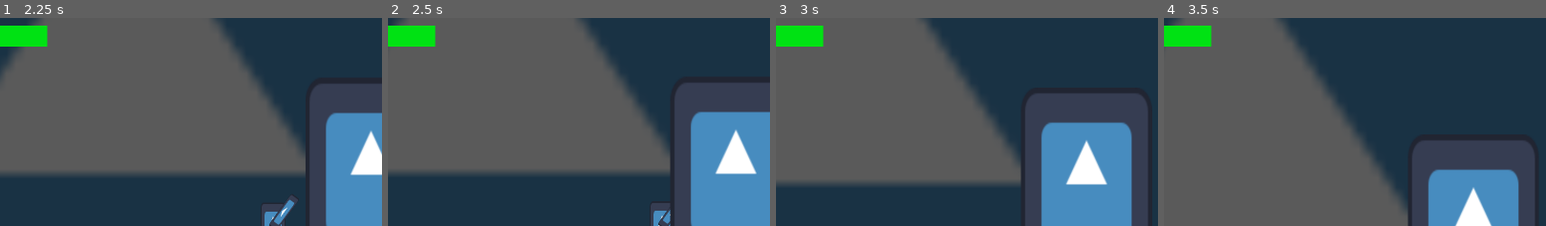
Above: before the commit, frames 1-4 (left to right).
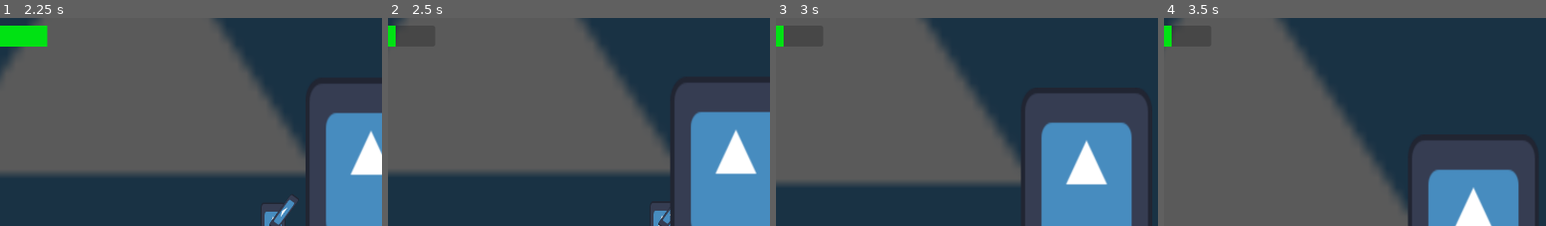
Above: after the commit, the same moments.

Repository: AgilMonkey/Wild-Bun-Magic
Game: Godot game, scene res://levels/main_test_scene/main_test_scene.tscn
Same seed, same stepped clock (60 frames per second), same inputs: the game is played once before the commit and once after it. The engine's default icon, where the game draws it, is replaced by a stand-in: a white triangle on a blue panel in a dark square.
Inputs (mouse positions are % of the whole screen's width and height, from its top left):
- Up to frame 1 (2.25 s): tap Enter at 0.5 s; move the mouse to (72, 45) at 0.52 s; hold D (move_right) 0.53-1.28 s; tap Shift (dash) at 0.6, 2.1 s; move the mouse to (30, 55) at 1.27 s; hold S (move_down) 1.28-2.03 s; click (30, 55) at 1.35 s; move the mouse to (60, 28) at 2.02 s; hold D (move_right) from 2.03 s (still down)
- Up to frame 2 (2.5 s): keep holding D (move_right)
- Up to frame 3 (3 s): move the mouse to (45, 70) at 2.77 s; release D (move_right) at 2.78 s; hold W (move_up) from 2.78 s (still down); click (45, 70) at 2.85 s
- Up to frame 4 (3.5 s): keep holding W (move_up)
The pictures show only the part of the screen within x 15-65%, y 0-50%; the shares and areas given below are measured in that part.

Frame 1 is identical in both runs. In frame 2, 1.1% of the frame differs, in the area x 2-13%, y 3-14%; in frame 3, 1.1%; in frame 4, 1.1%.

Commit message:
Added health ui

Diff:
--- a/entities/globals/global_ui.gd
+++ b/entities/globals/global_ui.gd
@@ -2,3 +2,4 @@
 
 
 var cur_spell: Spell
+var player_health: HealthComponent
--- a/entities/player/player.tscn
+++ b/entities/player/player.tscn
@@ -8,6 +8,7 @@
 [ext_resource type="Script" uid="uid://ckiwrkpyugv3q" path="res://entities/spells/shotgun_spell/shotgun_spell.gd" id="5_8fjmc"]
 [ext_resource type="Script" uid="uid://ctvcfg16g1pkt" path="res://commons/health/health_component.gd" id="6_8fjmc"]
 [ext_resource type="Script" uid="uid://d2ssuuarj6kcv" path="res://commons/hitbox/hitbox_component.gd" id="8_26q78"]
+[ext_resource type="Script" uid="uid://c3pbprpuaguim" path="res://entities/player/player_ui_stuff.gd" id="9_bectd"]
 
 [sub_resource type="RectangleShape2D" id="RectangleShape2D_8afob"]
 size = Vector2(48, 105)
@@ -64,4 +65,8 @@
 shape = SubResource("CapsuleShape2D_26q78")
 debug_color = Color(0, 0.643416, 0.300425, 0.42)
 
+[node name="PlayerUIStuff" type="Node" parent="." node_paths=PackedStringArray("health")]
+script = ExtResource("9_bectd")
+health = NodePath("../HealthComponent")
+
 [connection signal="health_reached_zero" from="HealthComponent" to="." method="_on_health_component_health_reached_zero"]
--- /dev/null
+++ b/entities/player/player_ui_stuff.gd
@@ -0,0 +1,8 @@
+extends Node
+
+
+@export var health: HealthComponent
+
+
+func _ready() -> void:
+	GlobalUi.player_health = health
--- /dev/null
+++ b/entities/ui/healthbar_ui.gd
@@ -0,0 +1,9 @@
+extends Control
+
+
+func _ready() -> void:
+	GlobalUi.player_health.health_changed.connect(health_changed)
+
+
+func health_changed(val: int):
+	$ProgressBar.value = val
--- a/entities/ui/player_ui.tscn
+++ b/entities/ui/player_ui.tscn
@@ -1,5 +1,6 @@
-[gd_scene load_steps=4 format=3 uid="uid://dklbwgr08tit0"]
+[gd_scene load_steps=5 format=3 uid="uid://dklbwgr08tit0"]
 
+[ext_resource type="Script" uid="uid://uncsybshfvof" path="res://entities/ui/healthbar_ui.gd" id="1_2d16l"]
 [ext_resource type="Script" uid="uid://ccsuocuo5haky" path="res://entities/ui/spell_ui.gd" id="1_77lnr"]
 
 [sub_resource type="StyleBoxFlat" id="StyleBoxFlat_77lnr"]
@@ -36,6 +37,7 @@
 anchors_preset = 0
 offset_right = 560.0
 offset_bottom = 149.0
+script = ExtResource("1_2d16l")
 
 [node name="ProgressBar" type="ProgressBar" parent="MarginContainer/Control/HealthbarUI"]
 layout_mode = 0
Not shown: 1 places in entities/player/player.tscn that only renumber resources
Not shown, added: entities/player/player_ui_stuff.gd.uid
Not shown, added: entities/ui/healthbar_ui.gd.uid
